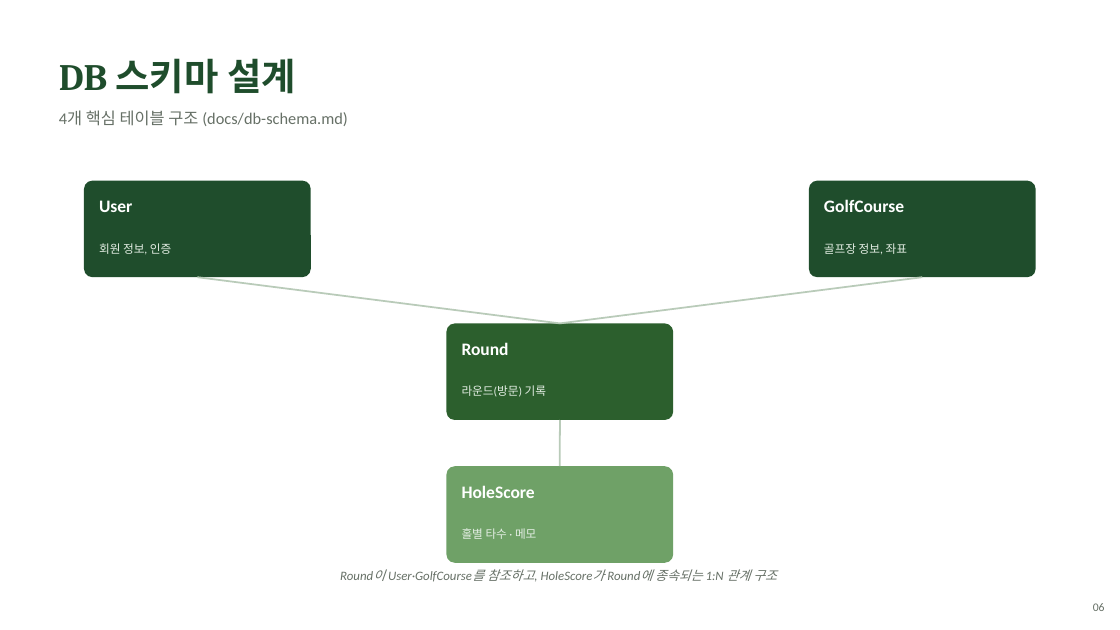
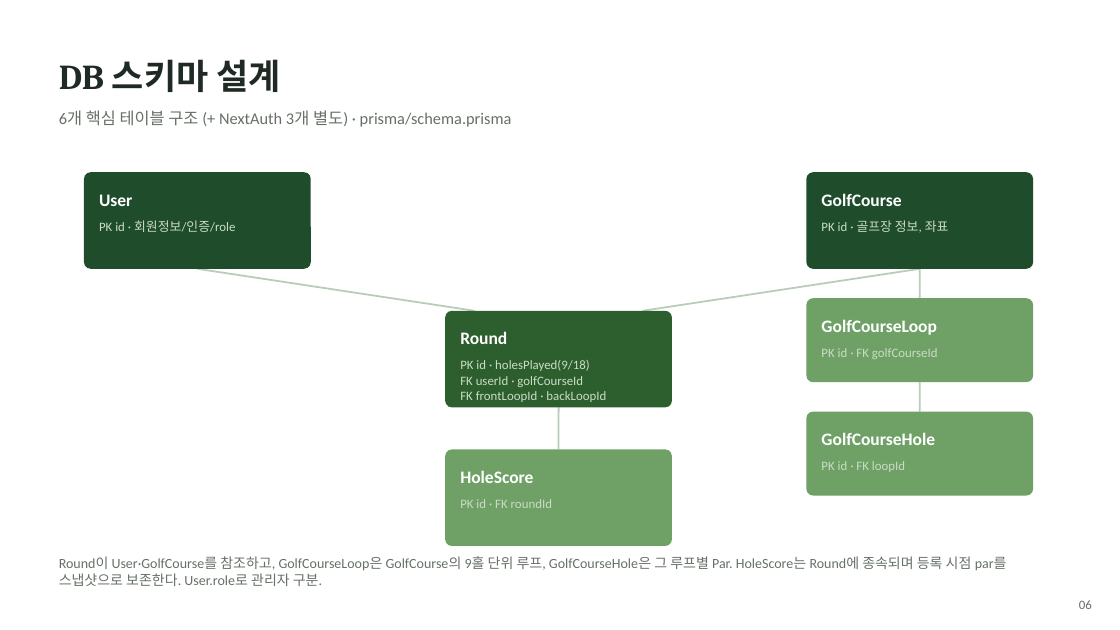
Before and after one commit to haekongpapa/scorecaddie, a slide deck: slide 6 of doc/ScoreCaddie_분석설계_요약.pptx. Drawn at 1120x630 pixels with LibreOffice and Linux fonts; fonts in the diff are those of the drawing. Boxes give left, top, right and bottom in pixels: in the first picture for what was removed or moved away, otherwise in the second. Text is boxed around its words. In the diff, an @@ line names an element or a change of style, - is before the commit and + after.

Commit message:
스코어 등록/조회/상세 화면 고도화 및 설계문서 동기화
- DB 스키마: GolfCourseHole, Role, 스코어카드 상세 필드(teeShotResult 등),
  GolfCourseLoop, User.thirdPartyConsent 마이그레이션 반영
- 목업 14개 화면 추가/개편 (doc/mockups/):
  - 07 스코어 등록 2-Step(코스 선택 → 스코어카드 입력, GolfCourseLoop 연동)
  - 08 스코어 조회 조건 개편(기간/골프장/사용자 범위, 동의 게이팅)
  - 09 라운드 상세 홀별 스코어 매트릭스(티샷결과/GIR/스크램블링/샌드세이브)
  - 11~14 관리자 화면(골프장/Par/CSV 업로드/회원 관리)
  - 화면 간 파라미터 연계(04/05/06/08/09 → 07, 08 → 09) 정리
  - 03 회원가입/10 마이페이지 제3자 정보제공 동의 UI
- doc/pages.md: 화면별 설계 문서 신규 작성 및 갱신
- doc/ScoreCaddie_분석설계_요약.pptx: PK/FK 명기, GolfCourseLoop/신규 화면/
  기능 요약 반영
- memory.md: 작업 이력 기록

```diff
--- a/doc/ScoreCaddie_분석설계_요약.pptx
+++ b/doc/ScoreCaddie_분석설계_요약.pptx
@@ text "DB 스키마 설계" at (59, 59, 280, 92): size 32 to 30 pt, text colour #1F4D2C to #1F2A24 @@
@@ text at (59, 110, 512, 127): text changed @@
-4개 핵심 테이블 구조 (docs/db-schema.md)
+6개 핵심 테이블 구조 (+ NextAuth 3개 별도) · prisma/schema.prisma
@@ text "User": place and size @@
-text "User" at (99, 200, 132, 212)
+text "User" at (99, 194, 132, 206)
@@ text "GolfCourse": place and size @@
-text "GolfCourse" at (824, 199, 904, 212)
+text "GolfCourse" at (821, 193, 901, 206)
@@ text "PK id · 회원정보/인증/role" at (99, 220, 235, 232): vertical alignment middle to top @@
@@ text at (99, 220, 235, 232): text changed; size 10 to 11 pt; text colour #E4EEE4 to #CADCC5 @@
-회원 정보, 인증
+PK id · 회원정보/인증/role
@@ text at (821, 220, 949, 233): text changed; size 10 to 11 pt; text colour #E4EEE4 to #CADCC5 @@
-골프장 정보, 좌표
+PK id · 골프장 정보, 좌표
@@ text "PK id · 골프장 정보, ..." at (821, 220, 949, 233): vertical alignment middle to top @@
@@ line moved from (197, 277) - (560, 323) to (197, 269) - (475, 311) @@
@@ line moved from (560, 323) - (923, 277) to (643, 311) - (920, 269) @@
@@ line added from (920, 298) to (920, 269), #B9CBB9 1.5 pt @@
@@ rounded rectangle added at (807, 298, 1033, 382), fill #6FA167 @@
@@ 3 rounded rectangles, 1 text: place and size @@
-3 rounded rectangles, 1 text at (84, 181, 1036, 420)
+3 rounded rectangles, 1 text at (84, 172, 1033, 408)
@@ text added at (821, 320, 936, 335), 15 pt, text #FFFFFF, bold @@
+GolfCourseLoop
@@ text added at (821, 348, 938, 359), 11 pt, text #CADCC5 @@
+PK id · FK golfCourseId
@@ text added at (460, 360, 606, 402), 11 pt, text #CADCC5 @@
+PK id · holesPlayed(9/18)
+FK userId · golfCourseId
+FK frontLoopId · backLoopId
@@ text removed at (462, 385, 546, 397) @@
-라운드(방문) 기록
@@ line added from (920, 412) to (920, 382), #B9CBB9 1.5 pt @@
@@ line moved from (560, 466) - (560, 420) to (559, 450) - (559, 408) @@
@@ rounded rectangle added at (807, 412, 1033, 496), fill #6FA167 @@
@@ text added at (821, 433, 935, 445), 15 pt, text #FFFFFF, bold @@
+GolfCourseHole
@@ rounded rectangle: place and size @@
-rounded rectangle at (447, 466, 674, 563)
+rounded rectangle at (445, 450, 672, 546)
@@ proportions changed in 4 elements at (84, 172, 311, 269), (807, 172, 1033, 269), (445, 311, 672, 408), (445, 450, 672, 546) @@
@@ text "HoleScore": place and size @@
-text "HoleScore" at (462, 486, 535, 498)
+text "HoleScore" at (460, 471, 533, 483)
@@ text added at (821, 461, 905, 472), 11 pt, text #CADCC5 @@
+PK id · FK loopId
@@ text added at (460, 499, 552, 508), 11 pt, text #CADCC5 @@
+PK id · FK roundId
@@ text removed at (462, 528, 536, 539) @@
-홀별 타수 · 메모
@@ text at (59, 556, 1007, 586): text changed; size 11 to 12 pt; italic off @@
-Round이 User·GolfCourse를 참조하고, HoleScore가 Round에 종속되는 1:N 관계 구조
+Round이 User·GolfCourse를 참조하고, GolfCourseLoop은 GolfCourse의 9홀 단위 루프, GolfCourseHole은 그 루프별 Par. HoleScore는 Round에 종속되며 등록 시점 par를 스냅샷으로 보존한다. User.role로 관리자 구분.
@@ text "06": place and size @@
-text "06" at (1093, 603, 1105, 611)
+text "06" at (1079, 600, 1092, 609)
@@ text "06" at (1079, 600, 1092, 609): size 10 to 11 pt @@
```
Also in this commit, not shown: 10 other slides changed, 5 slides added, 1 slide removed, 37 other files.
